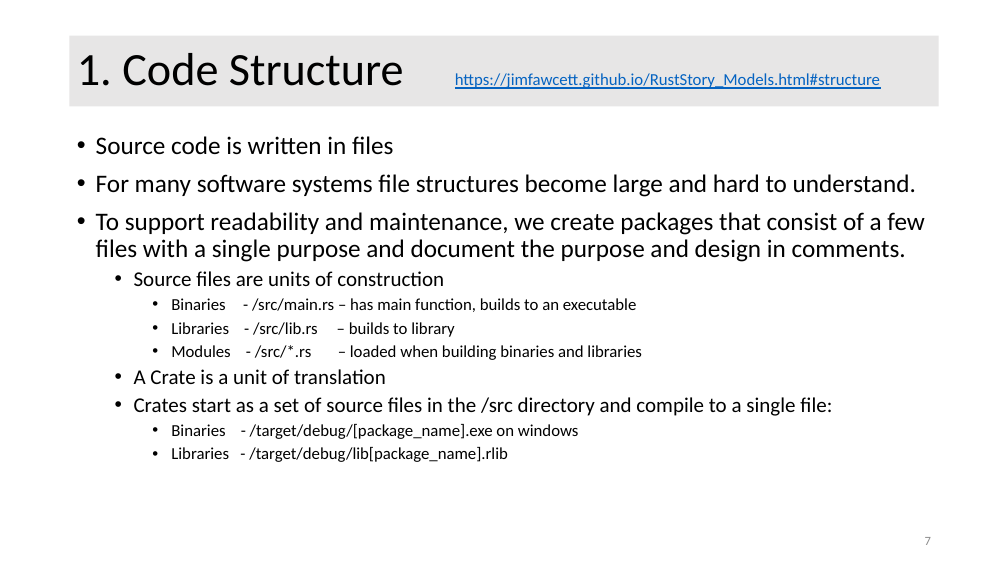
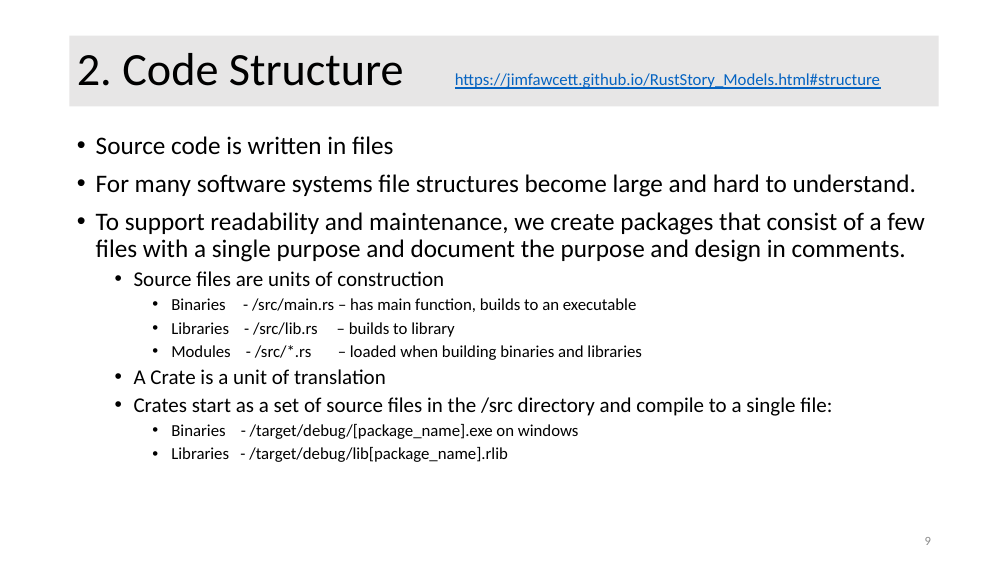
Before and after one commit to JimFawcett/JimFawcett.github.io, a slide deck: slide 9 of Resources/RustModels.pptx (slide 7 before the commit). Drawn at 1008x567 pixels with LibreOffice and Linux fonts; fonts in the diff are those of the drawing. Boxes give left, top, right and bottom in pixels: in the first picture for what was removed or moved away, otherwise in the second. Text is boxed around its words. In the diff, an @@ line names an element or a change of style, - is before the commit and + after.

```diff
--- a/Resources/RustModels.pptx
+++ b/Resources/RustModels.pptx
@@ title at (x1=77, y1=53, x2=880, y2=89): text changed @@
-1. Code Structure https://jimfawcett.github.io/RustStory_Models.html#structure
+2. Code Structure https://jimfawcett.github.io/RustStory_Models.html#structure
@@ page number at (x1=925, y1=537, x2=931, y2=545): text changed @@
-7
+9
```
Also in this commit, not shown: 18 other slides changed, 2 slides added, 2 slides removed, 3 other files.
